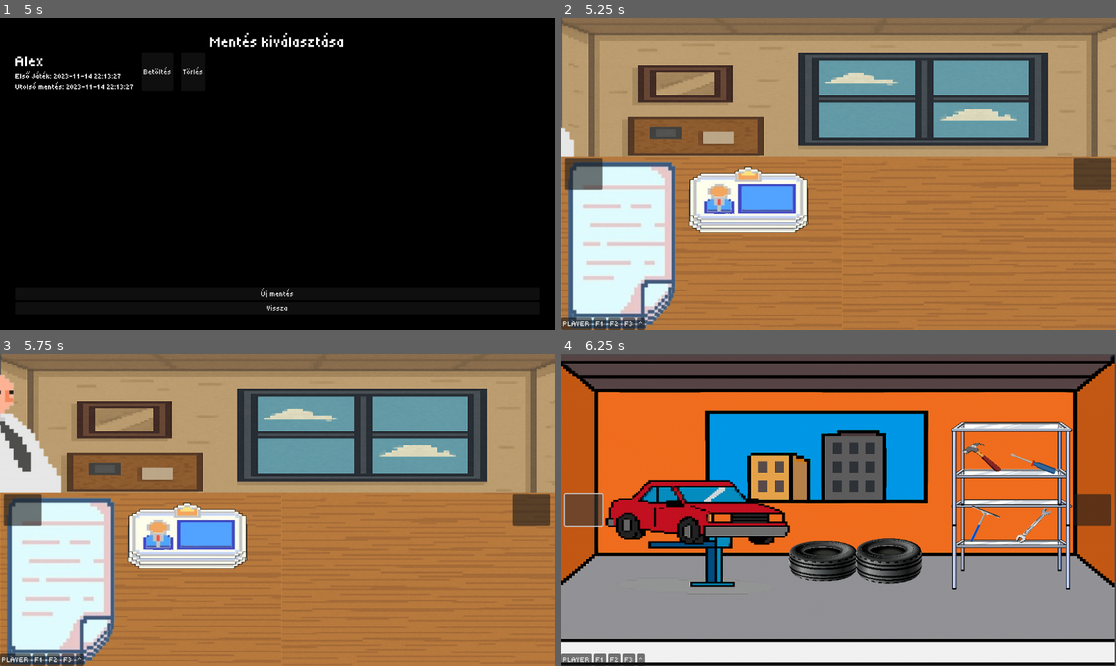
Above: before the commit, frames 1-4 (two rows, left to right).
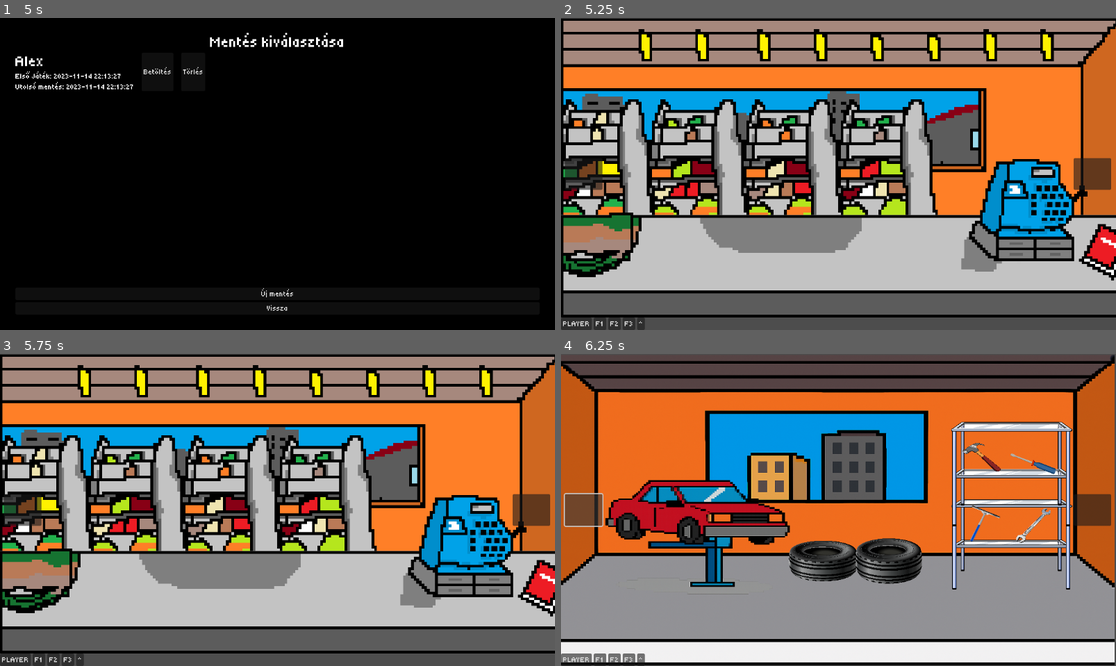
Above: after the commit, the same moments.

Repository: szsolt0/SzakGyak
Game: Godot game, scene res://scenes/menu/main_menu.tscn
The game is run twice, just before and just after one commit, with the same random seed, the same clock (stepped at 60 frames per second) and the same inputs.
Inputs (mouse positions are in pixels of both pictures, inside the frame that each line leads up to):
- Up to frame 1 (5 s): click "Elfogad" at 0.5 s; click "Játék" at 1.25 s; click "Új mentés" at 2 s; click (277, 149) at 2.77 s; type "Alex" at 2.85 s; click (277, 183) at 3 s; type "12" at 3.08 s; click "Vissza" at 3.5 s; click "Létrehoz" at 4.25 s
- Up to frame 2 (5.25 s): click "Betöltés" at 5 s
- Up to frame 3 (5.75 s): no input
- Up to frame 4 (6.25 s): click (583, 510) at 5.75 s

Frame 1 is identical in both runs. In frame 2, 95% of the frame differs, in the area x 0-100%, y 0-100%; in frame 3, 95%; in frame 4, nothing differs.

Commit message:
make shop the default scene

Diff:
--- a/scripts/game.gd
+++ b/scripts/game.gd
@@ -47,7 +47,7 @@
 	hud_instance.update_family_member(3, matka)
 
 	# Kezdő scene: Office
-	_change_scene("res://scenes/office/office.tscn")
+	_change_scene("res://scenes/shop/shop.tscn")
 
 
 # Scene váltó függvény
